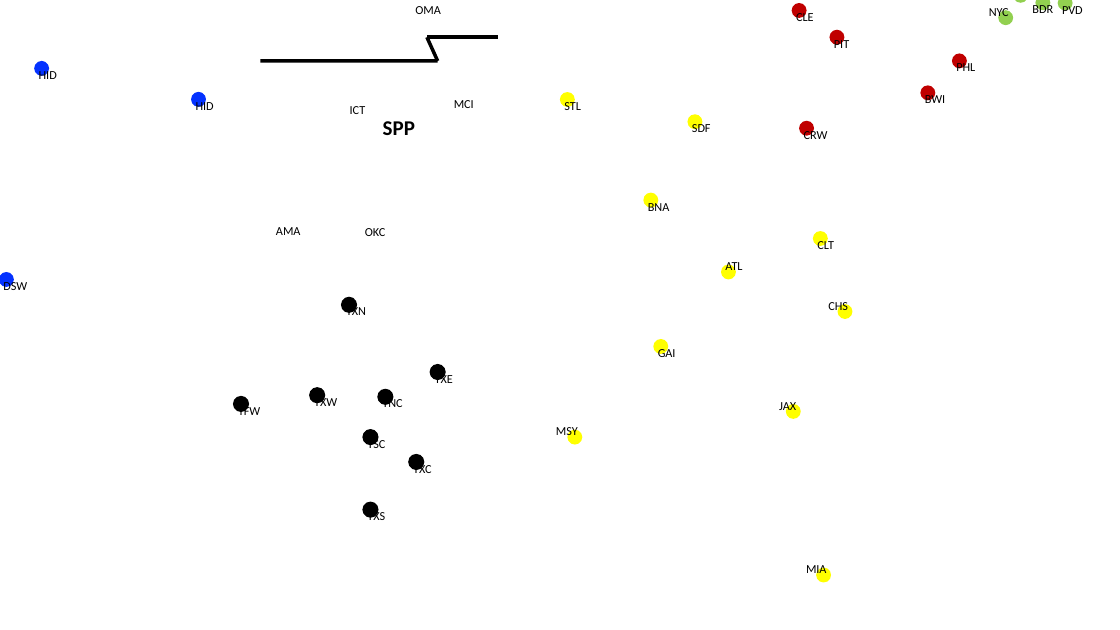
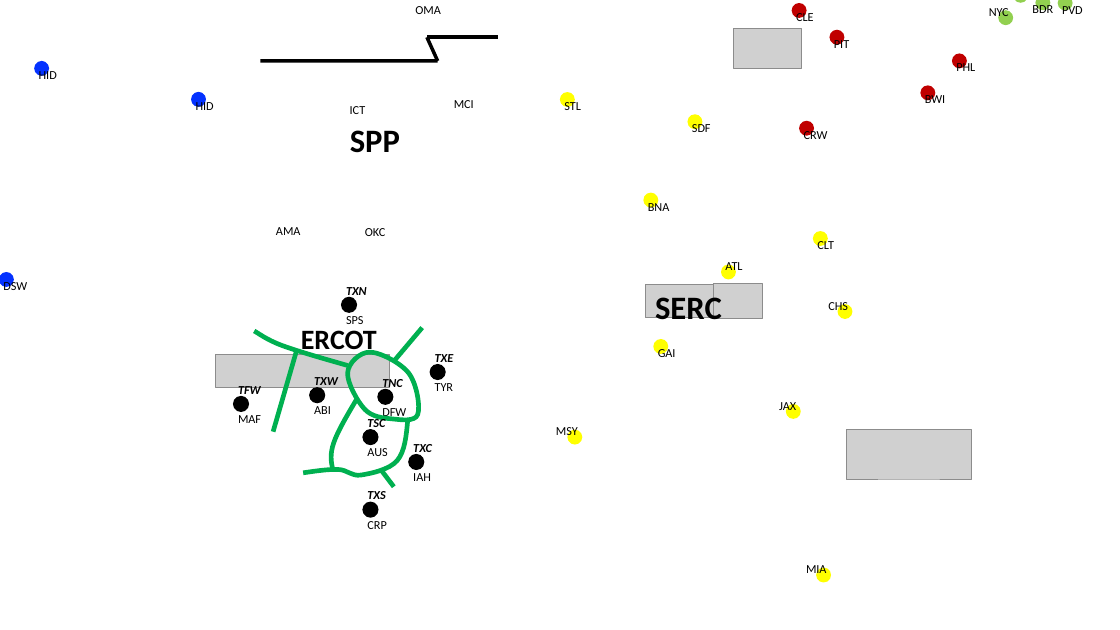
Before and after one commit to slacgismo/loadinsight, a slide deck: slide 4 of citymap.pptx. Drawn at 1120x630 pixels with LibreOffice and Linux fonts; fonts in the diff are those of the drawing; grey boxes stand for pictures; background and template pictures are left out. Boxes give left, top, right and bottom in pixels: in the first picture for what was removed or moved away, otherwise in the second. Text is boxed around its words. In the diff, an @@ line names an element or a change of style, - is before the commit and + after.

```diff
--- a/citymap.pptx
+++ b/citymap.pptx
@@ picture added at [734, 29, 802, 68] @@
@@ text "SPP": place and size @@
-text "SPP" at [383, 121, 415, 135]
+text "SPP" at [350, 130, 400, 153]
@@ text "SPP" at [350, 130, 400, 153]: size 18 to 28 pt @@
@@ text in ellipse at [346, 287, 367, 298]: bold on, italic on in "TXN" @@
@@ picture added at [645, 284, 717, 318] @@
@@ text added at [655, 293, 722, 328], 28 pt, text #000000, bold @@
+SERC
@@ picture added at [713, 284, 762, 319] @@
@@ text in ellipse at [346, 316, 363, 324]: paragraph added @@
+SPS
@@ picture added at [216, 355, 390, 388] @@
@@ group added at [255, 328, 422, 486]: 7 freeform shapes @@
@@ text added at [301, 330, 377, 356], 24 pt, text #000000, bold @@
+ERCOT
@@ text in ellipse at [435, 354, 454, 366]: bold on, italic on in "TXE" @@
@@ text in ellipse at [238, 386, 261, 397]: bold on, italic on in "TFW" @@
@@ vertical alignment top to middle in 8 elements at [234, 397, 249, 412], [363, 502, 378, 518], [342, 297, 357, 313], [430, 365, 445, 380], [409, 455, 424, 470], [363, 429, 378, 444], [378, 390, 393, 405], [310, 388, 325, 403] @@
@@ text in ellipse at [314, 377, 338, 389]: bold on, italic on in "TXW" @@
@@ text in ellipse at [382, 376, 402, 390]: bold on, italic on in "TNC" @@
@@ text in ellipse at [435, 383, 453, 391]: paragraph added @@
+TYR
@@ text in ellipse at [238, 415, 261, 423]: paragraph added @@
+MAF
@@ text in ellipse at [314, 406, 331, 414]: paragraph added @@
+ABI
@@ text in ellipse at [367, 417, 385, 431]: bold on, italic on in "TSC" @@
@@ text in ellipse at [382, 406, 406, 420]: paragraph added @@
+DFW
@@ text in ellipse at [367, 448, 387, 456]: paragraph added @@
+AUS
@@ text in ellipse at [413, 444, 432, 456]: bold on, italic on in "TXC" @@
@@ picture added at [846, 429, 971, 479] @@
@@ text in ellipse at [413, 473, 431, 481]: paragraph added @@
+IAH
@@ text in ellipse at [367, 491, 385, 503]: bold on, italic on in "TXS" @@
@@ text in ellipse at [367, 521, 386, 529]: paragraph added @@
+CRP
```
Also in this commit, not shown: 4 other slides changed, 1 other file.
